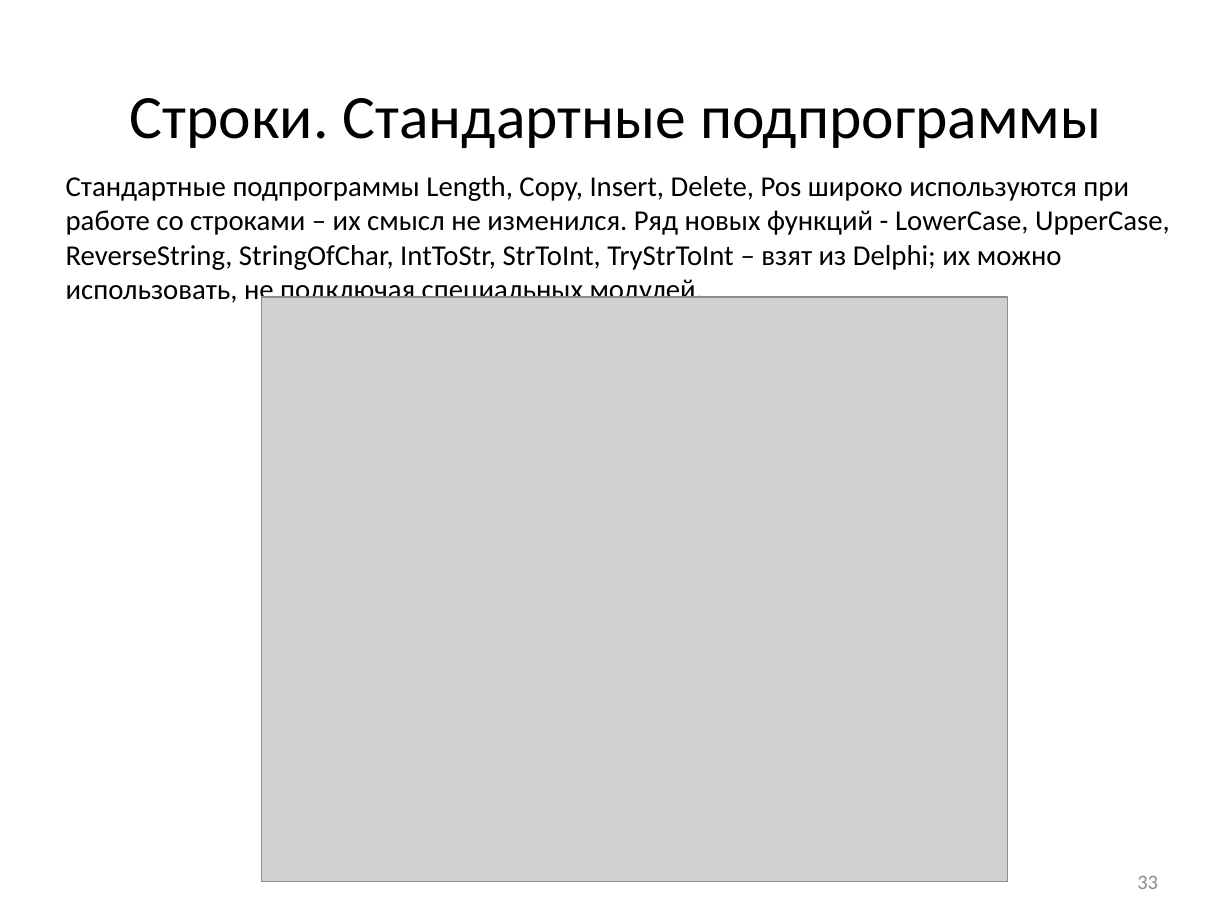
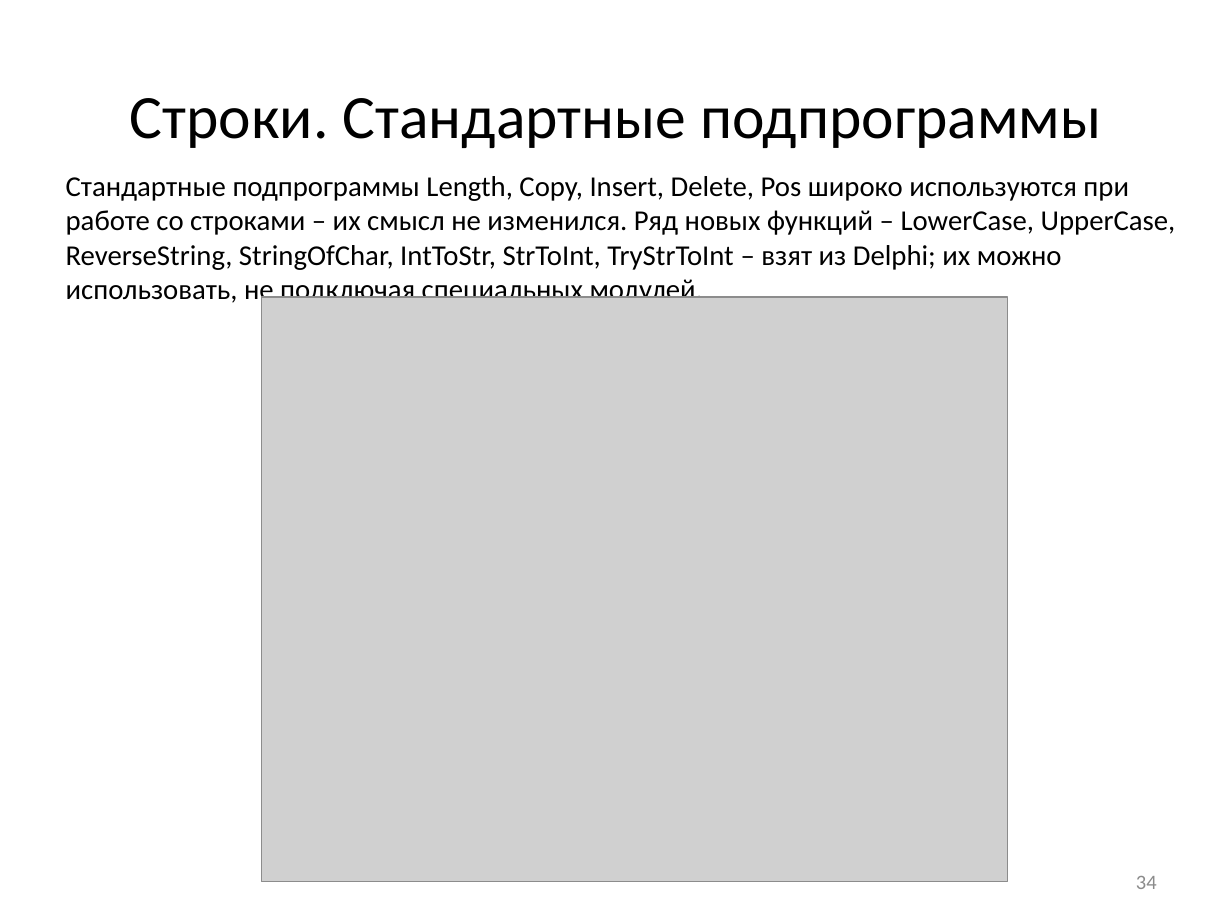
Before and after one commit to pascalabcnet/pascalabcnet, a slide deck: slide 34 of _Presentations/2015 New Features/PascalABC.NET 2015.pptx (slide 33 before the commit). Drawn at 1232x924 pixels with LibreOffice and Linux fonts; fonts in the diff are those of the drawing; grey boxes stand for pictures. Boxes give left, top, right and bottom in pixels: in the first picture for what was removed or moved away, otherwise in the second. Text is boxed around its words. In the diff, an @@ line names an element or a change of style, - is before the commit and + after.

```diff
--- a/_Presentations/2015 New Features/PascalABC.NET 2015.pptx
+++ b/_Presentations/2015 New Features/PascalABC.NET 2015.pptx
@@ text at <box>66,176,1176,298</box>: text changed @@
-Стандартные подпрограммы Length, Copy, Insert, Delete, Pos широко используются при работе со строками – их смысл не изменился. Ряд новых функций - LowerCase, UpperCase, ReverseString, StringOfChar, IntToStr, StrToInt, TryStrToInt – взят из Delphi; их можно использовать, не подключая специальных модулей.
+Стандартные подпрограммы Length, Copy, Insert, Delete, Pos широко используются при работе со строками – их смысл не изменился. Ряд новых функций – LowerCase, UpperCase, ReverseString, StringOfChar, IntToStr, StrToInt, TryStrToInt – взят из Delphi; их можно использовать, не подключая специальных модулей.
@@ page number at <box>1136,876,1157,889</box>: text changed @@
-33
+34
```
Also in this commit, not shown: 40 other slides changed, 1 slide added, 11 other files.
